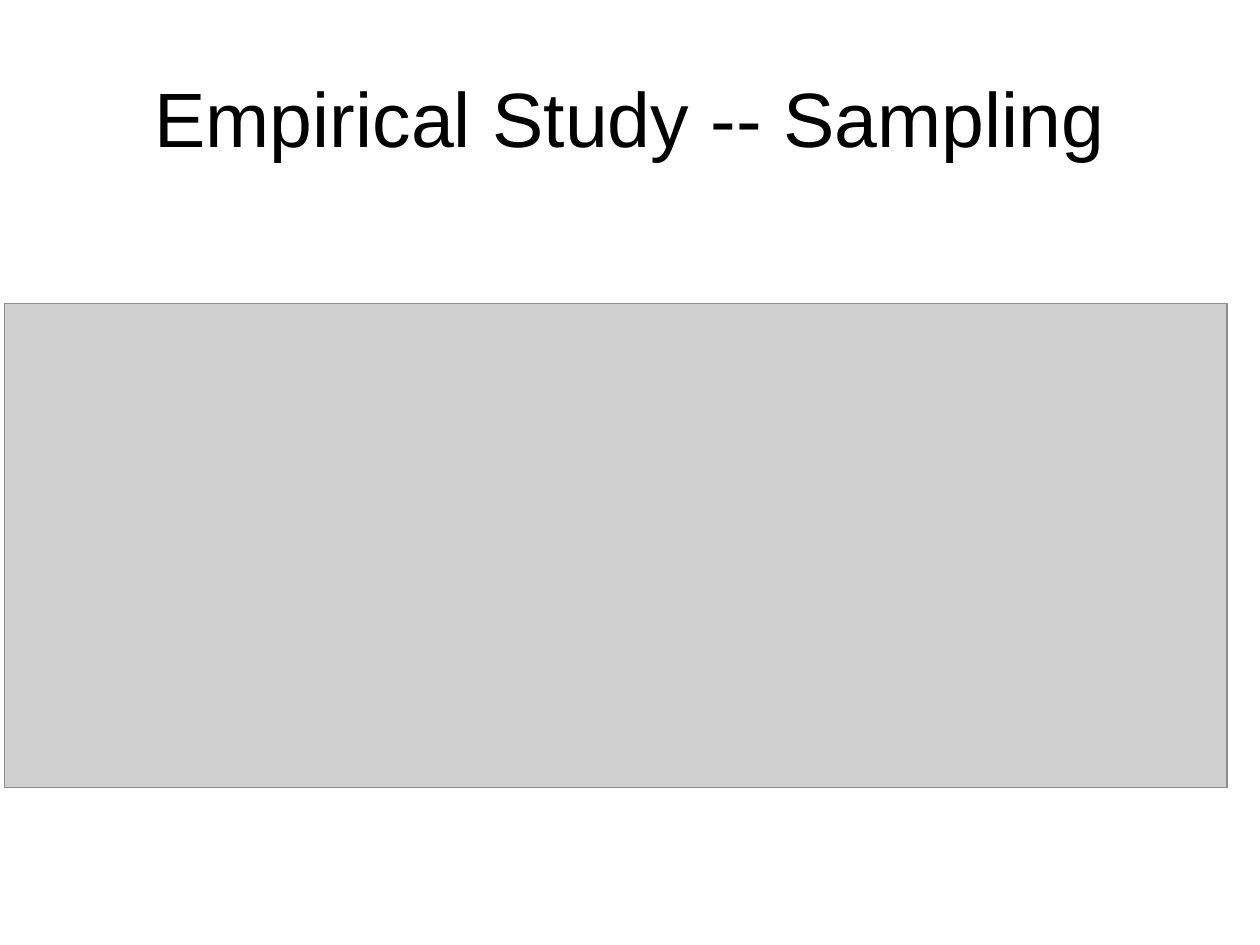
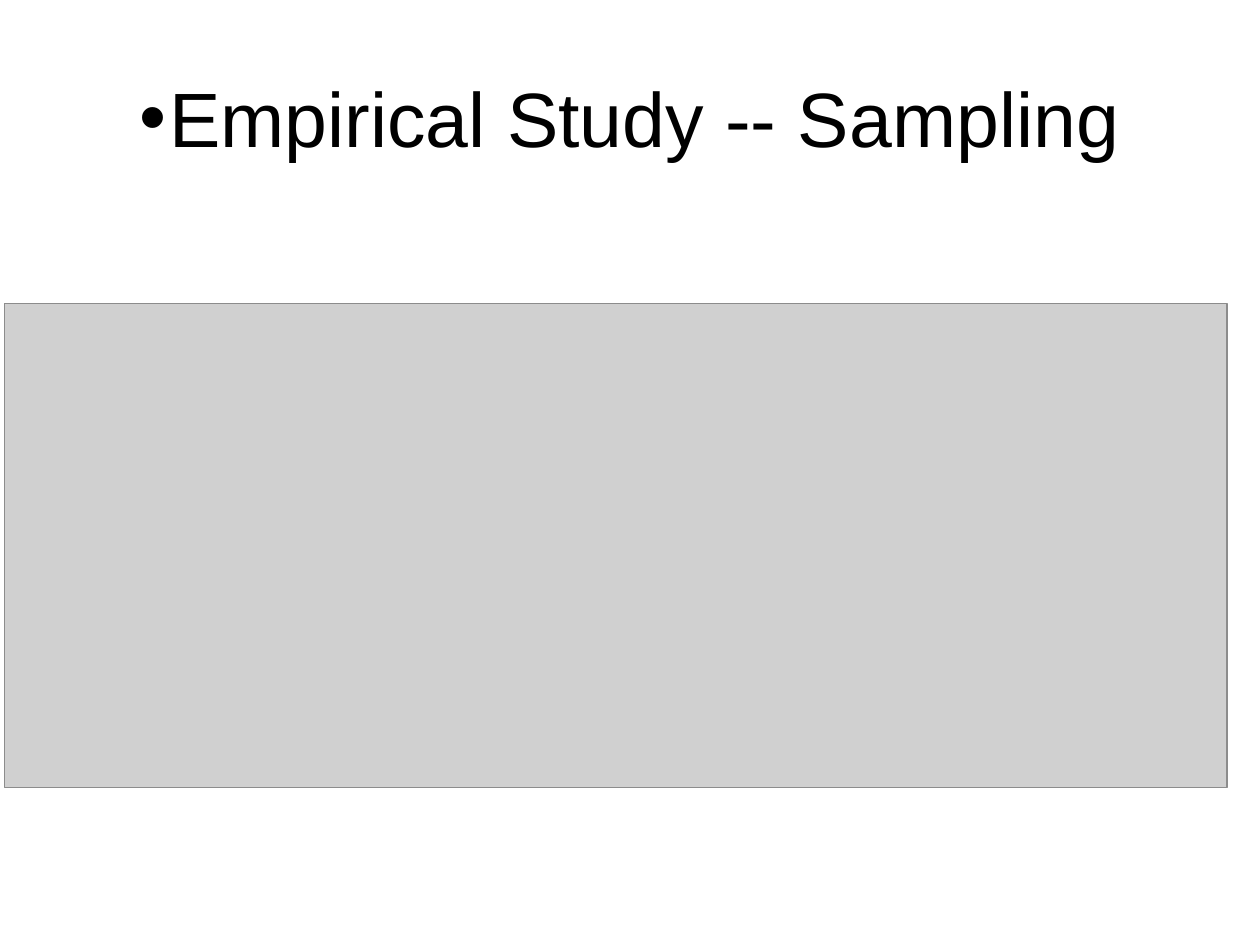
Before and after one commit to xiaohe27/Papers4Courses, a slide deck: slide 6 of CS527/Presentation/Non-Null-By-Default.ppt. Drawn at 1260x945 pixels with LibreOffice and Linux fonts; fonts in the diff are those of the drawing; grey boxes stand for pictures. Boxes give left, top, right and bottom in pixels: in the first picture for what was removed or moved away, otherwise in the second. Text is boxed around its words. In the diff, an @@ line names an element or a change of style, - is before the commit and + after.

Commit message:
add

```diff
--- a/CS527/Presentation/Non-Null-By-Default.ppt
+++ b/CS527/Presentation/Non-Null-By-Default.ppt
@@ title "Empirical Study -- Sampling" at <box>169,91,1119,162</box>: bullet none to • @@
```
Also in this commit, not shown: 1 slide added.
